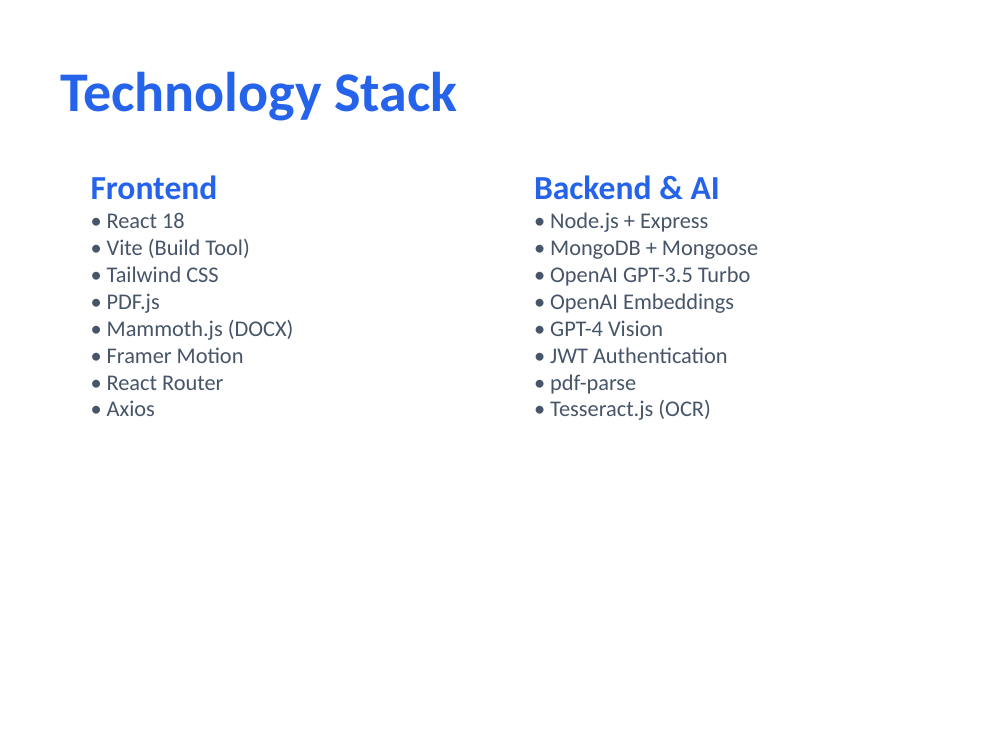
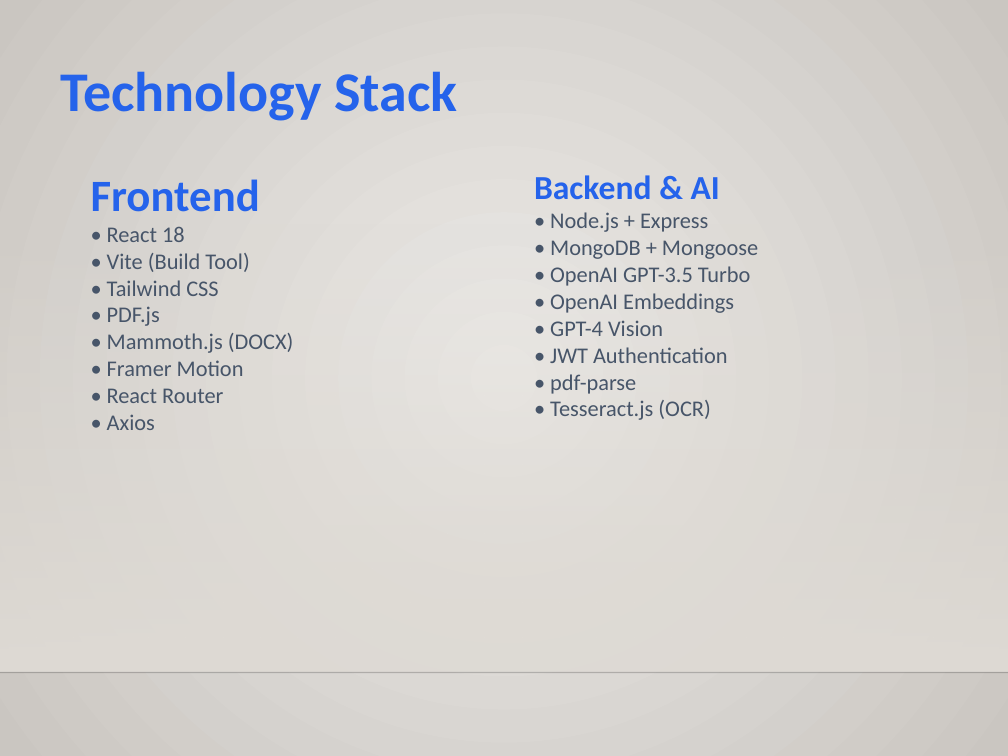
Before and after one commit to juliuskanyama18/ChatBotwithPDF, a slide deck: slide 9 of ChatBot_with_PDF_Presentation.pptx. Drawn at 1008x756 pixels with LibreOffice and Linux fonts; fonts in the diff are those of the drawing; background and template pictures are left out. Boxes give left, top, right and bottom in pixels: in the first picture for what was removed or moved away, otherwise in the second. Text is boxed around its words. In the diff, an @@ line names an element or a change of style, - is before the commit and + after.

```diff
--- a/ChatBot_with_PDF_Presentation.pptx
+++ b/ChatBot_with_PDF_Presentation.pptx
@@ background #FFFFFF to gradient #ECEAE7 to #CAC7C1 @@
@@ text at (x1=91, y1=179, x2=260, y2=212): size 24 to 32 pt in "Frontend" @@
@@ rectangle added at (x1=0, y1=222, x2=1008, y2=671), fill gradient #DFDBD5 @@
@@ line added from (0, 672) to (1008, 672), #000001 1 pt @@
```
Also in this commit, not shown: 11 other slides changed, 2 slides removed, 22 other files.
